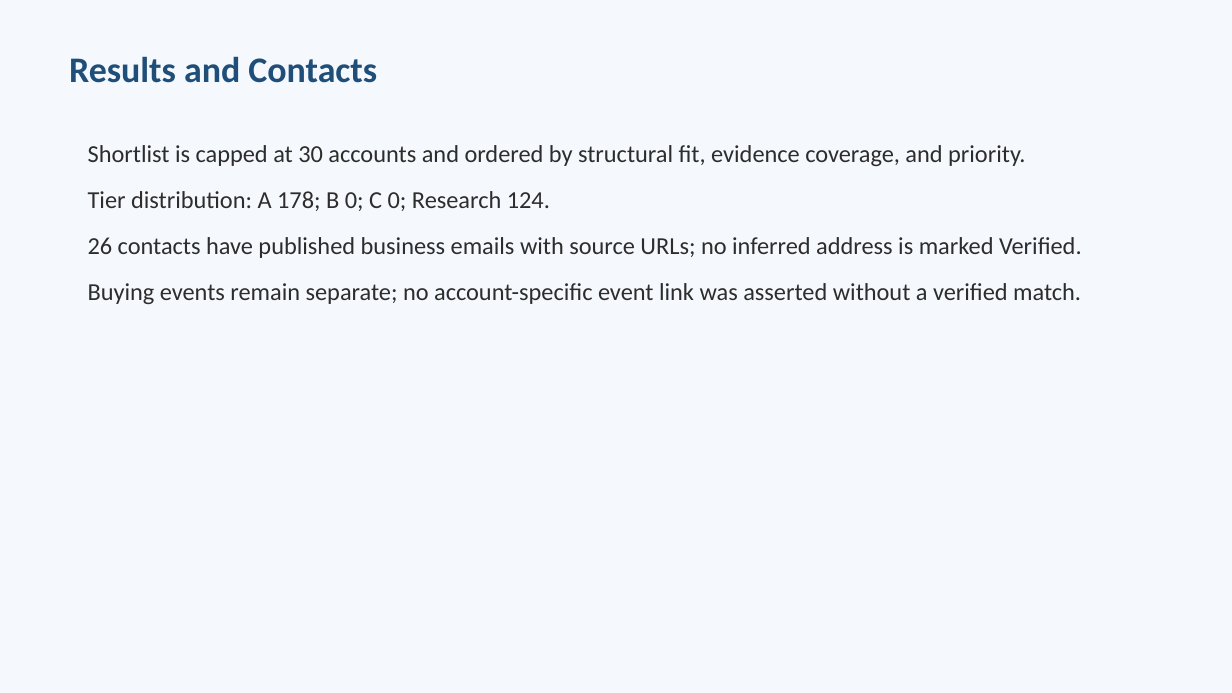
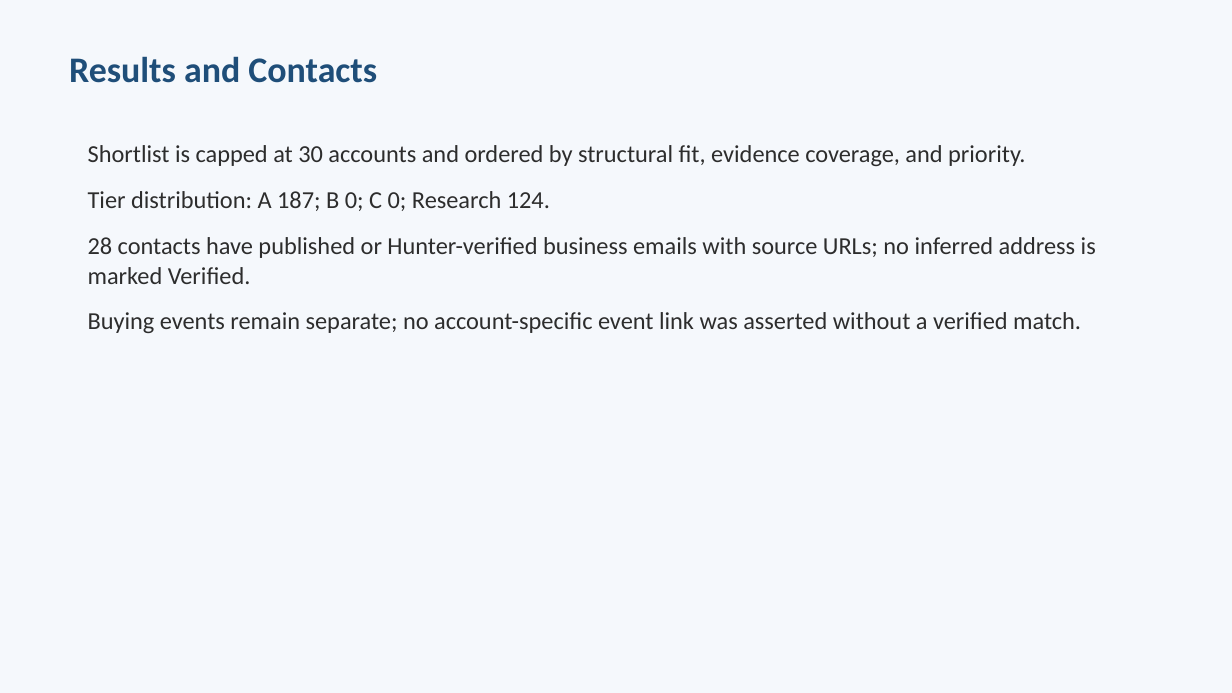
Before and after one commit to longdang193/lead-generation, a slide deck: slide 4 of output/berlin-hausverwaltung-methodology_2026-11-09.pptx. Drawn at 1232x693 pixels with LibreOffice and Linux fonts; fonts in the diff are those of the drawing. Boxes give left, top, right and bottom in pixels: in the first picture for what was removed or moved away, otherwise in the second. Text is boxed around its words. In the diff, an @@ line names an element or a change of style, - is before the commit and + after.

```diff
--- a/output/berlin-hausverwaltung-methodology_2026-11-09.pptx
+++ b/output/berlin-hausverwaltung-methodology_2026-11-09.pptx
@@ text at (88, 191, 1096, 284): text changed @@
-Tier distribution: A 178; B 0; C 0; Research 124.
-26 contacts have published business emails with source URLs; no inferred address is marked Verified.
+Tier distribution: A 187; B 0; C 0; Research 124.
+28 contacts have published or Hunter-verified business emails with source URLs; no inferred address is marked Verified.
```
Also in this commit, not shown: 4 other slides changed, 29 other files.
